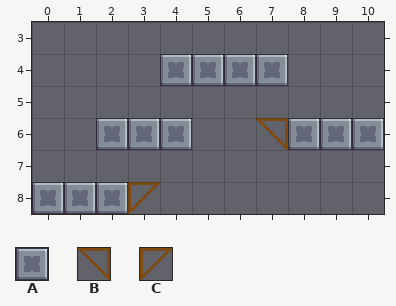
Two versions of a level (Tiled map (JSON), Assets/Level_Editor/TileMap/Tutorial_Room3.tmj). That is the earlier state.
Cells are 32x32 px. Shown: x 0..10, y 3..8.
Key: from "tileSet": A 33 "wall", B 116 "bridge", C 117 "bridge".
_ is an empty cell.
Layer "Blocks" before, first column x 0:
3 ___________
4 ____AAAA___
5 ___________
6 __AAA__BAAA
7 ___________
8 AAAC_______
After:
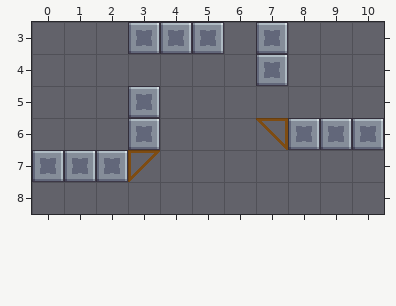
Difference:
{"where": "layer \"Blocks\""}
{"y":3,"x":3,"old":"___","new":"AAA"}
{"y":3,"x":7,"old":"_","new":"A"}
{"y":4,"x":4,"old":"AAA","new":"___"}
{"y":5,"x":3,"old":"_","new":"A"}
{"y":6,"x":2,"old":"A","new":"_"}
{"y":6,"x":4,"old":"A","new":"_"}
{"y":7,"x":0,"old":"____","new":"AAAC"}
{"y":8,"x":0,"old":"AAAC","new":"____"}
